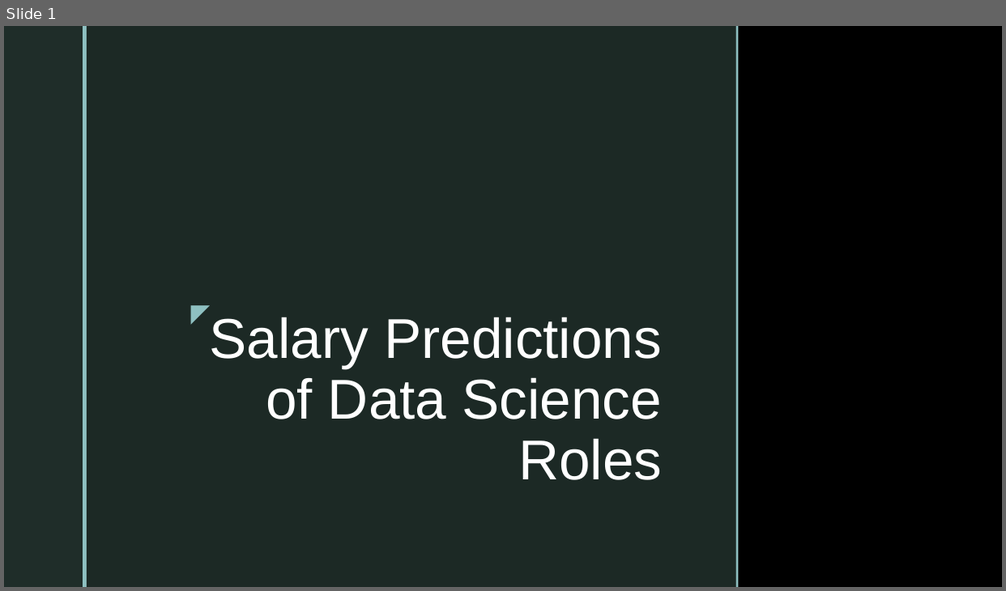
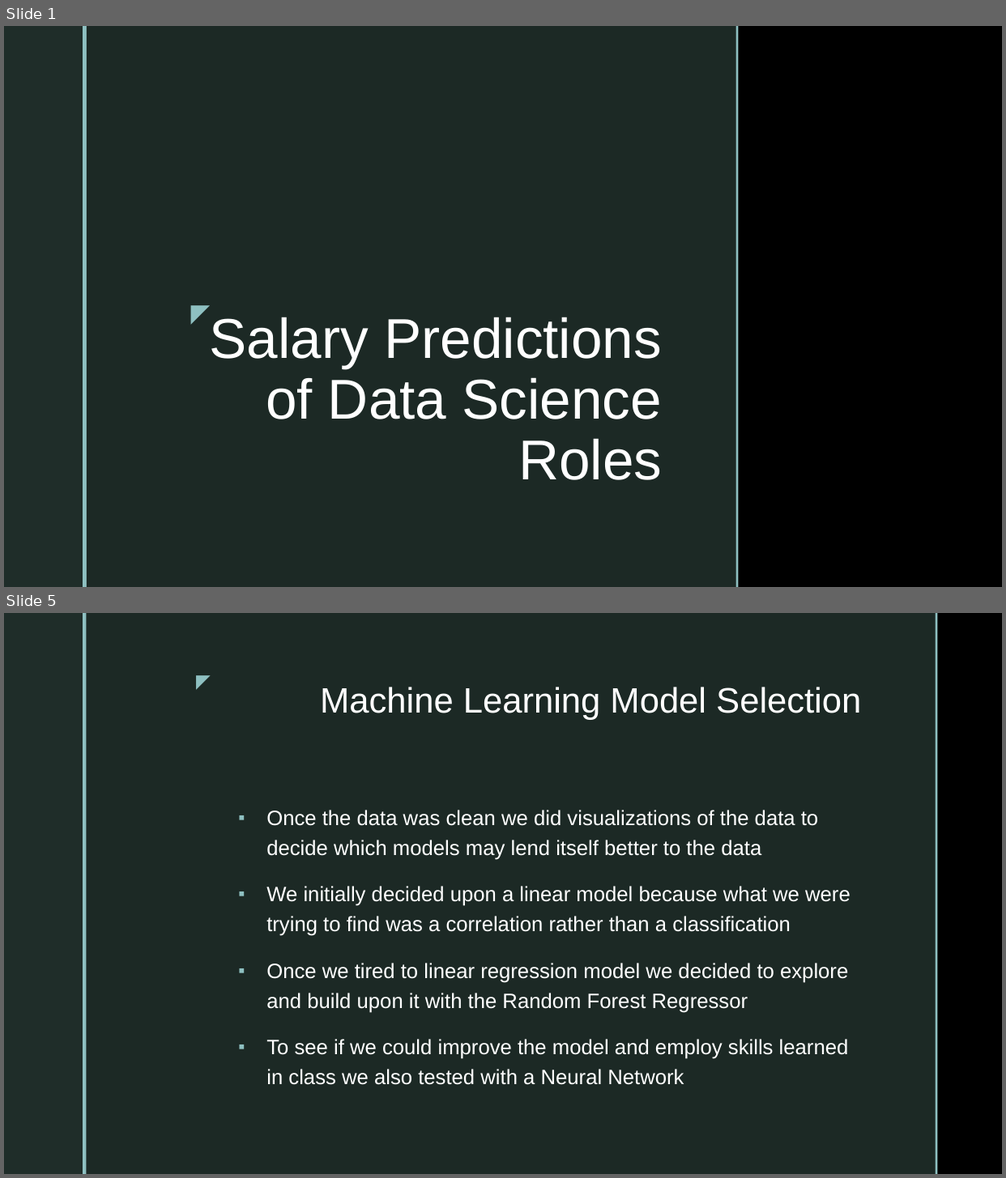
Before and after one commit to Sirius0531/final_project, a slide deck: 2nd Segment Project Deliverable/Deliverable2_Storyboard.pptx. Shown one above the other, each under a label of ours: slide 1 before the commit, slides 1 and 5 after it; the slides between them are not shown. The pictures are 1006x591 and 1006x1178 pixels, drawn with LibreOffice and Linux fonts; fonts in the diff are those of the drawing; background and template pictures are left out. Boxes give left, top, right and bottom in pixels: in the first picture for what was removed or moved away, otherwise in the second. Text is boxed around its words. In the diff, an @@ line names an element or a change of style, - is before the commit and + after.

```diff
--- a/2nd Segment Project Deliverable/Deliverable2_Storyboard.pptx
+++ b/2nd Segment Project Deliverable/Deliverable2_Storyboard.pptx
@@ slide 5 added at box(4, 613, 1002, 1174), background picture (left out); not listed: 2 template elements that a slide beside it also shows @@
@@ rectangle added at box(87, 613, 936, 1174), fill #1F2D29 at 92% opacity @@
@@ rectangle added at box(936, 613, 938, 1174), fill #8EC0C1 @@
@@ text added at box(184, 666, 217, 696), 18 pt, text #8EC0C1 @@
+◤
@@ title added at box(320, 687, 861, 720), 34 pt, text #FFFFFF @@
+Machine Learning Model Selection
@@ text added at box(266, 810, 850, 1085), 20 pt, text #FFFFFF @@
+▪ Once the data was clean we did visualizations of the data to decide which models may lend itself better to the data
+▪ We initially decided upon a linear model because what we were trying to find was a correlation rather than a classification
+▪ Once we tired to linear regression model we decided to explore and build upon it with the Random Forest Regressor
+▪ To see if we could improve the model and employ skills learned in class we also tested with a Neural Network
```
Also in this commit, not shown: 7 slides changed, 3 other slides added, 1 slide removed.
